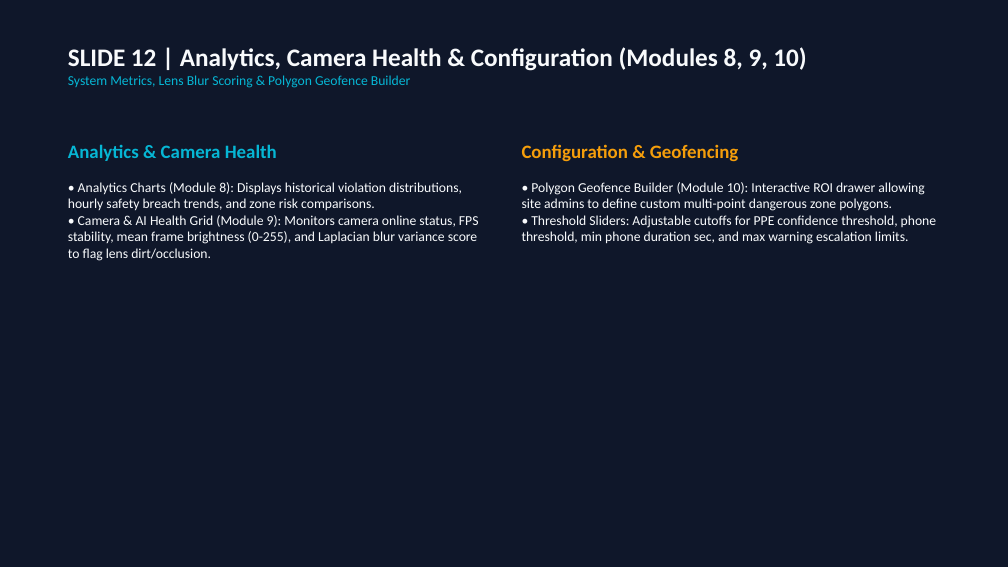
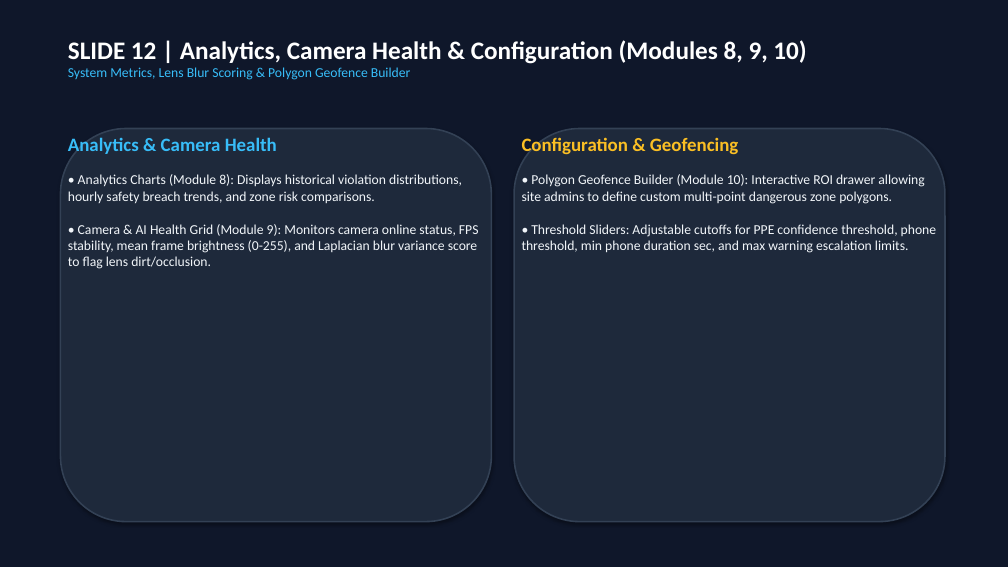
Before and after one commit to Shiv-Kumar005023/IGL, a slide deck: slide 12 of docs_and_reports/IGL_VisionGuard_AI_Presentation.pptx. Drawn at 1008x567 pixels with LibreOffice and Linux fonts; fonts in the diff are those of the drawing. Boxes give left, top, right and bottom in pixels: in the first picture for what was removed or moved away, otherwise in the second. Text is boxed around its words. In the diff, an @@ line names an element or a change of style, - is before the commit and + after.

Commit message:
Update PowerPoint PPTX text colors to ultra-bright high-contrast white, cyan, and light slate across all 14 slides

```diff
--- a/docs_and_reports/IGL_VisionGuard_AI_Presentation.pptx
+++ b/docs_and_reports/IGL_VisionGuard_AI_Presentation.pptx
@@ text "SLIDE 12 | Analytics, Camera ...": place and size @@
-text "SLIDE 12 | Analytics, Camera ..." at bbox=[68, 47, 806, 88]
+text "SLIDE 12 | Analytics, Camera ..." at bbox=[68, 40, 806, 80]
@@ text "SLIDE 12 | Analytics, Camera ..." at bbox=[68, 40, 806, 80]: text colour #F8FAFC to #FFFFFF in "SLIDE 12 | Analytics, Camera Health & ..."; text colour #06B6D4 to #38BDF8 in "System Metrics, Lens Blur Scoring & Polygon ..." @@
@@ text "Analytics & Camera Health": place and size @@
-text "Analytics & Camera Health" at bbox=[68, 144, 479, 261]
+text "Analytics & Camera Health" at bbox=[68, 137, 479, 269]
@@ text "Analytics & Camera Health" at bbox=[68, 137, 479, 269]: text colour #06B6D4 to #38BDF8 in "Analytics & Camera Health"; text colour #F8FAFC to #F1F5F9 @@
@@ rounded rectangle added at bbox=[60, 129, 492, 522], fill #1E293B, outline #334155 1.5 pt @@
@@ text "Configuration & Geofencing": place and size @@
-text "Configuration & Geofencing" at bbox=[522, 144, 936, 244]
+text "Configuration & Geofencing" at bbox=[522, 137, 936, 253]
@@ text "Configuration & Geofencing" at bbox=[522, 137, 936, 253]: text colour #F59E0B to #FBBF24 in "Configuration & Geofencing"; text colour #F8FAFC to #F1F5F9 @@
@@ rounded rectangle added at bbox=[514, 129, 945, 522], fill #1E293B, outline #334155 1.5 pt @@
```
Also in this commit, not shown: 13 other slides changed.
